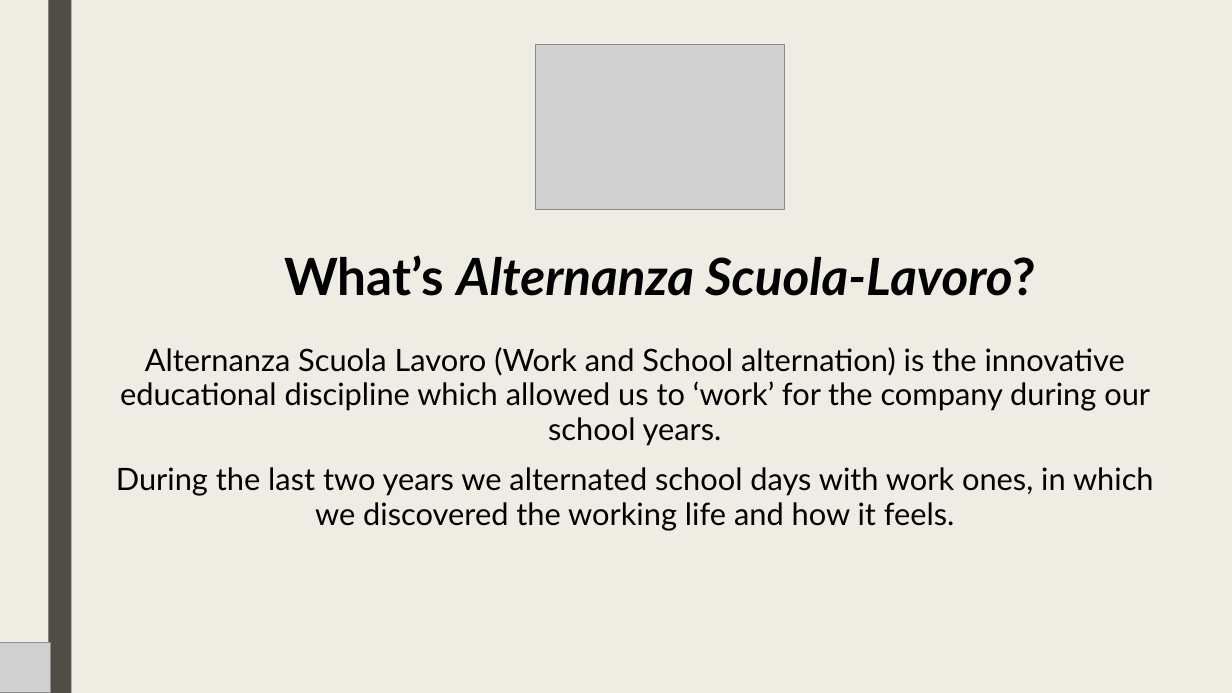
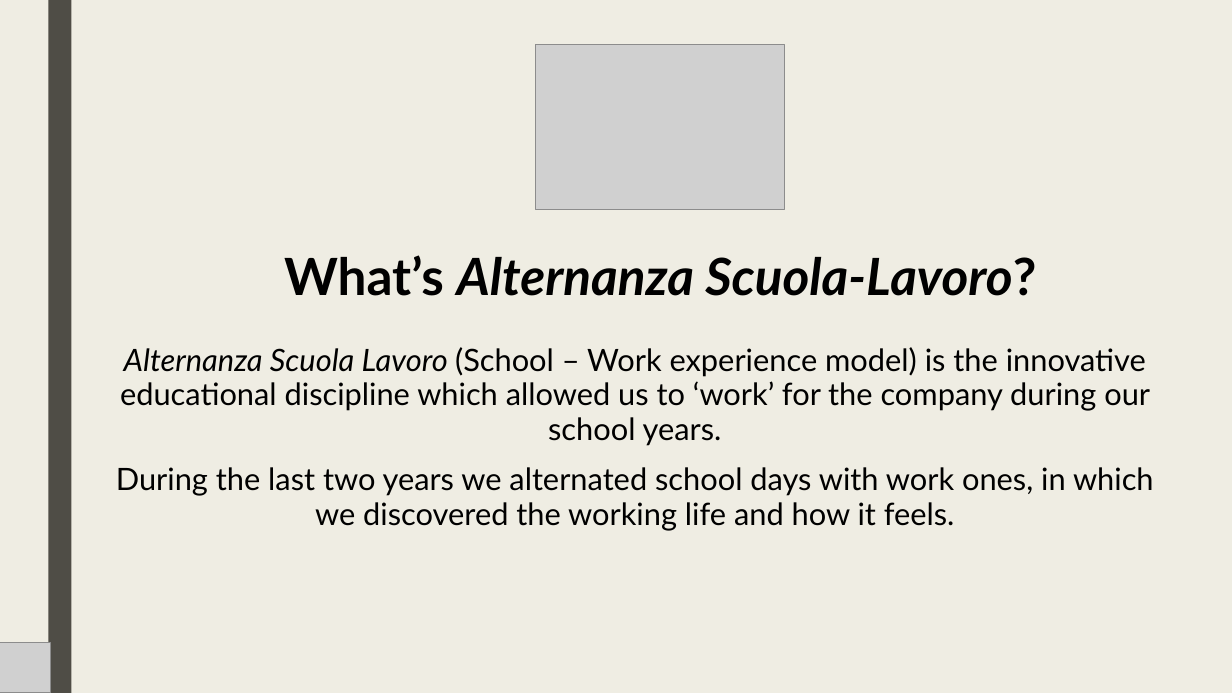
Before and after one commit to lt-scuolalavoro/suit, a slide deck: slide 18 of resources/EN - Suit Database + Backup Slides.pptx. Drawn at 1232x693 pixels with LibreOffice and Linux fonts; fonts in the diff are those of the drawing; grey boxes stand for pictures. Boxes give left, top, right and bottom in pixels: in the first picture for what was removed or moved away, otherwise in the second. Text is boxed around its words. In the diff, an @@ line names an element or a change of style, - is before the commit and + after.

```diff
--- a/resources/EN - Suit Database + Backup Slides.pptx
+++ b/resources/EN - Suit Database + Backup Slides.pptx
@@ text at [120, 347, 1150, 446]: text changed @@
-Alternanza Scuola Lavoro (Work and School alternation) is the innovative educational discipline which allowed us to ‘work’ for the company during our school years.
+Alternanza Scuola Lavoro (School – Work experience model) is the innovative educational discipline which allowed us to ‘work’ for the company during our school years.
```
Also in this commit, not shown: 4 other slides changed, 1 other file.
